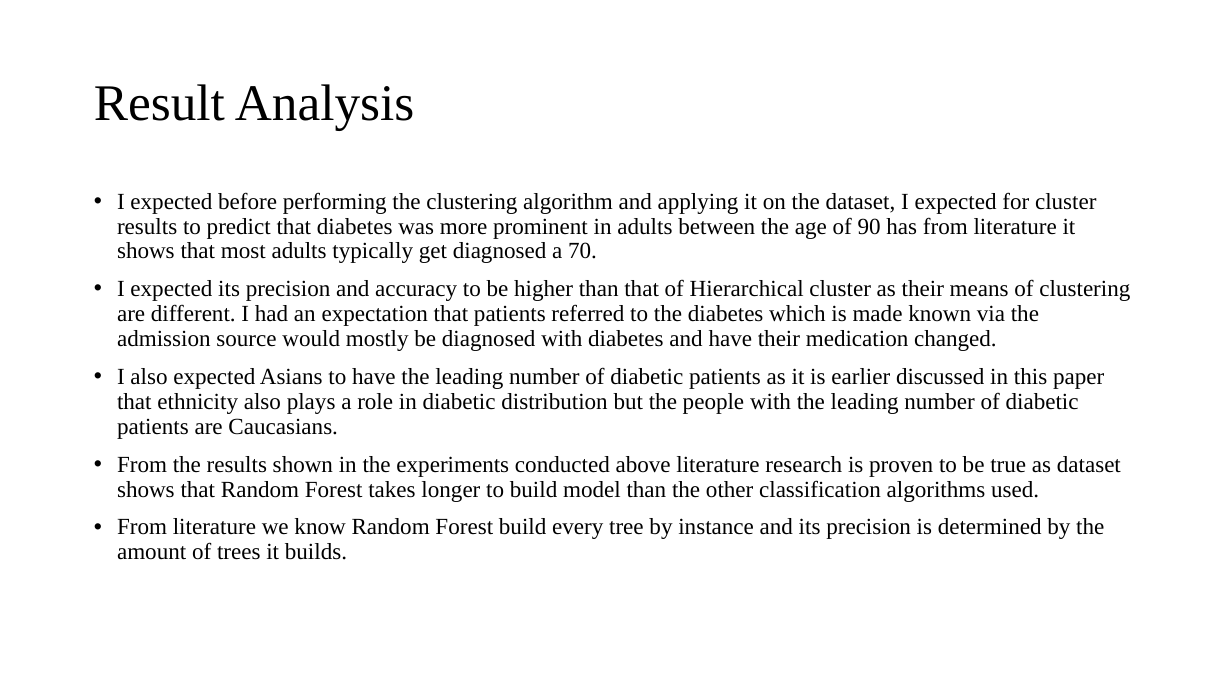
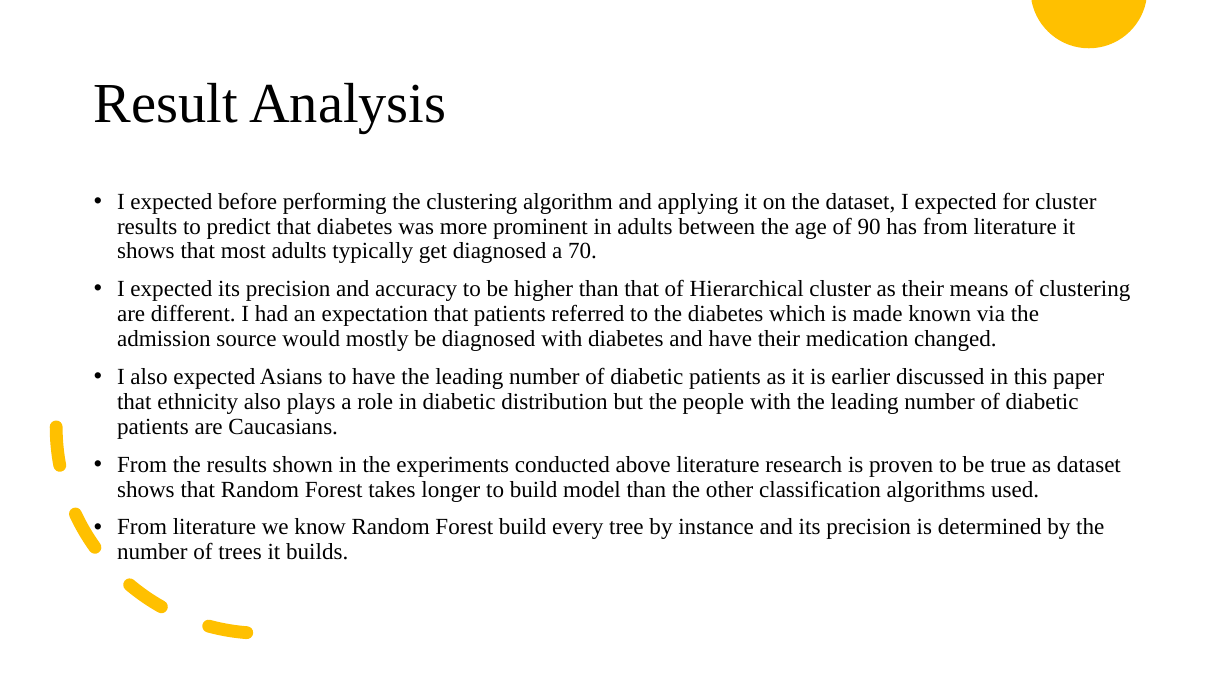
Before and after one commit to Celestina-ayeni/Dissertation, a slide deck: slide 11 of DissertationPresentation.pptx. Drawn at 1232x693 pixels with LibreOffice and Linux fonts; fonts in the diff are those of the drawing. Boxes give left, top, right and bottom in pixels: in the first picture for what was removed or moved away, otherwise in the second. Text is boxed around its words. In the diff, an @@ line names an element or a change of style, - is before the commit and + after.

```diff
--- a/DissertationPresentation.pptx
+++ b/DissertationPresentation.pptx
@@ freeform shape added at [1031, 0, 1146, 48], fill #FFC000 @@
@@ title "Result Analysis" at [94, 82, 446, 133]: size 40 to 44 pt @@
@@ arc (boxed as its full ellipse) added at [56, 221, 470, 634], outline #FFC000 10 pt dashed @@
@@ text at [117, 518, 1104, 560]: text changed @@
-• From literature we know Random Forest build every tree by instance and its precision is determined by the amount of trees it builds.
+• From literature we know Random Forest build every tree by instance and its precision is determined by the number of trees it builds.
```
Also in this commit, not shown: 13 other slides changed, 1 slide added.
